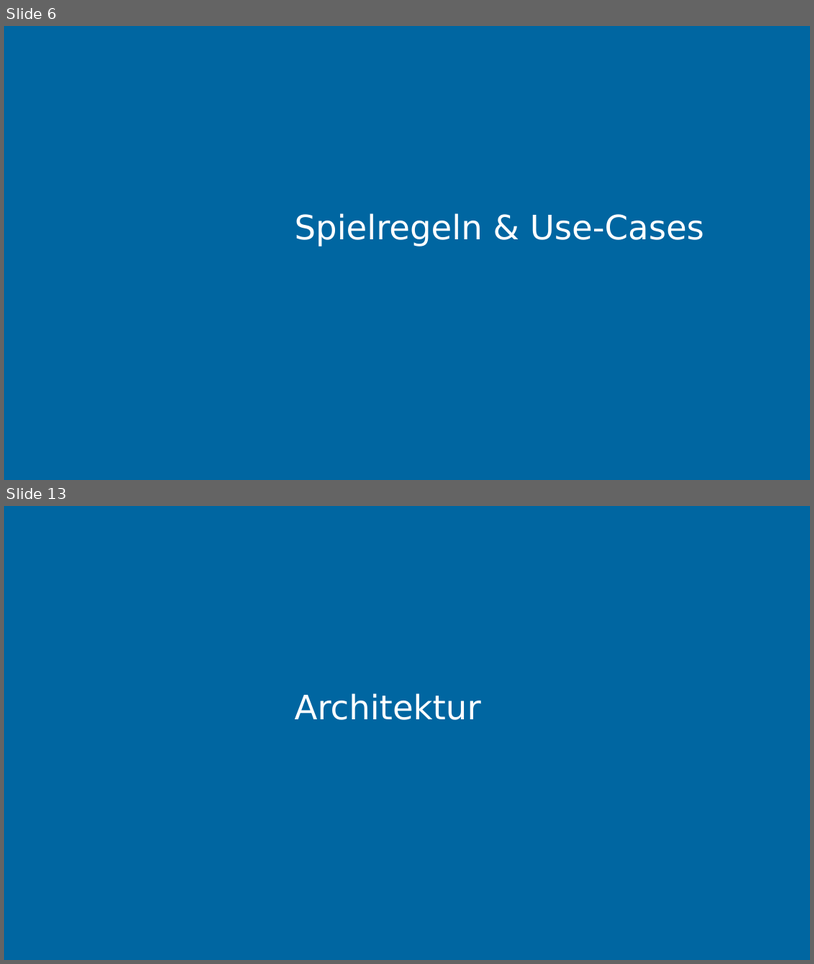
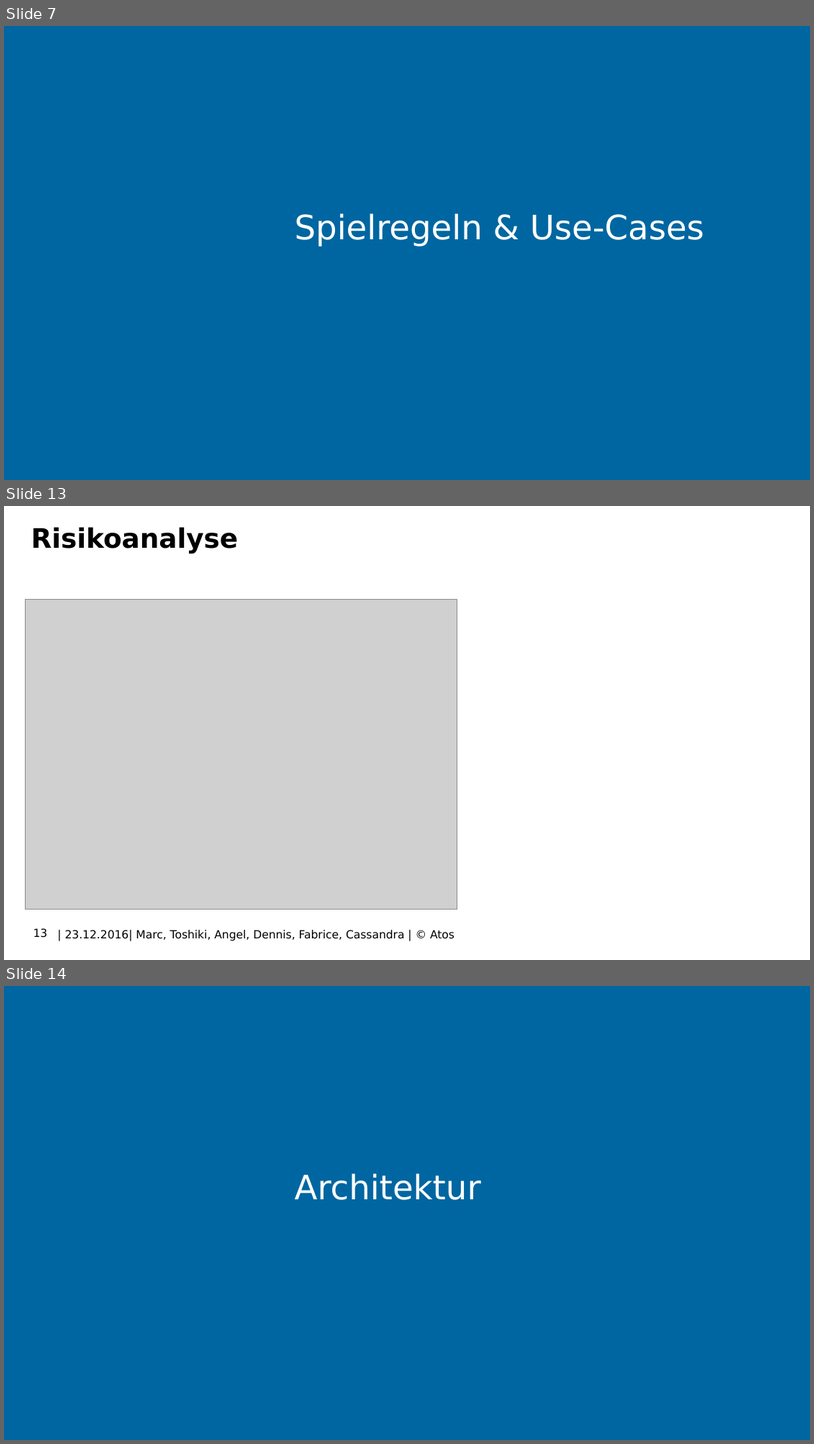
Before and after one commit to FabriceBosshard/SpaceInvaders, a slide deck: SpaceInvaders/Documents/SpaceInvaders.pptx. Shown one above the other, each under a label of ours: slides 6 and 13 before the commit, slides 7, 13 and 14 after it; the slides between them are not shown. The pictures are 814x964 and 814x1444 pixels, drawn with LibreOffice and Linux fonts; fonts in the diff are those of the drawing; grey boxes stand for pictures; background and template pictures are left out. Boxes give left, top, right and bottom in pixels: in the first picture for what was removed or moved away, otherwise in the second. Text is boxed around its words. In the diff, an @@ line names an element or a change of style, - is before the commit and + after.

```diff
--- a/SpaceInvaders/Documents/SpaceInvaders.pptx
+++ b/SpaceInvaders/Documents/SpaceInvaders.pptx
@@ slide 13 added at (4,506,810,960), background picture (left out) @@
@@ title added at (31,527,239,553), 24 pt, text #000000, bold @@
+Risikoanalyse
@@ picture added at (25,599,457,908) @@
@@ page number added at (34,928,48,937), 10 pt, text #000000 @@
+13
@@ text added at (65,929,455,941), 10 pt, text #000000 @@
+| 23.12.2016| Marc, Toshiki, Angel, Dennis, Fabrice, Cassandra | © Atos
@@ what was slide 6 is now slide 7 @@
@@ what was slide 13 is now slide 14 @@
```
Also in this commit, not shown: 9 other slides added, 7 slides removed.
